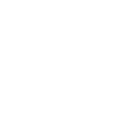
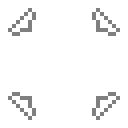
The second 128x128 image is a revision of the first. Changes to its layers:
added layer "new cursor copy" (50%) above "new cursor" over 8, 8, 120, 120
